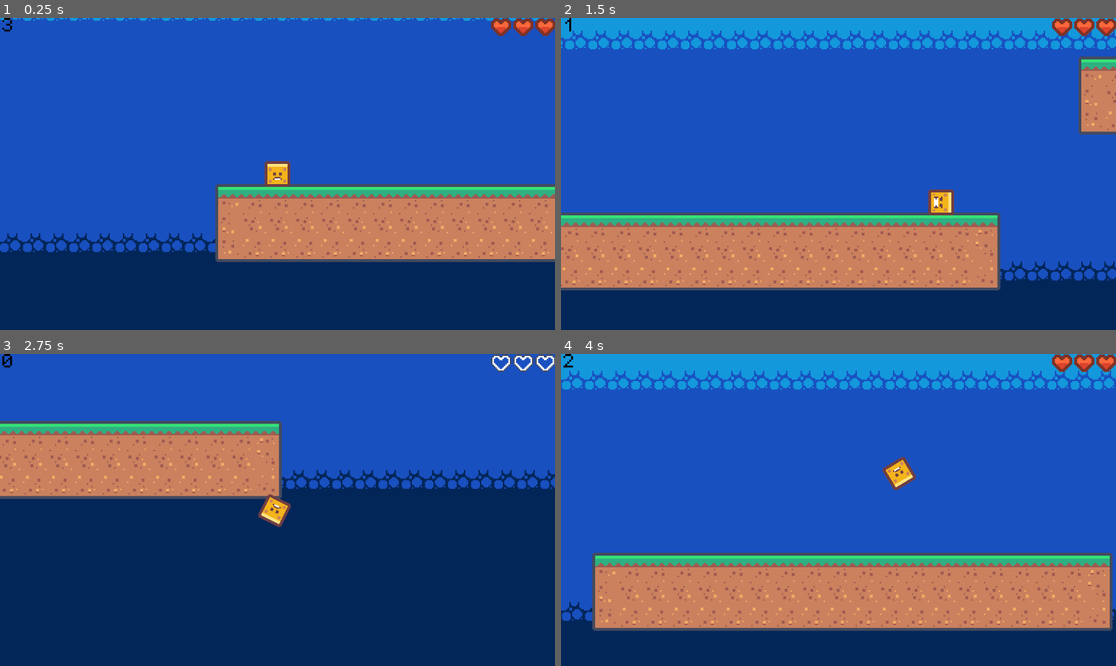
Above: before the commit, frames 1-4 (two rows, left to right).
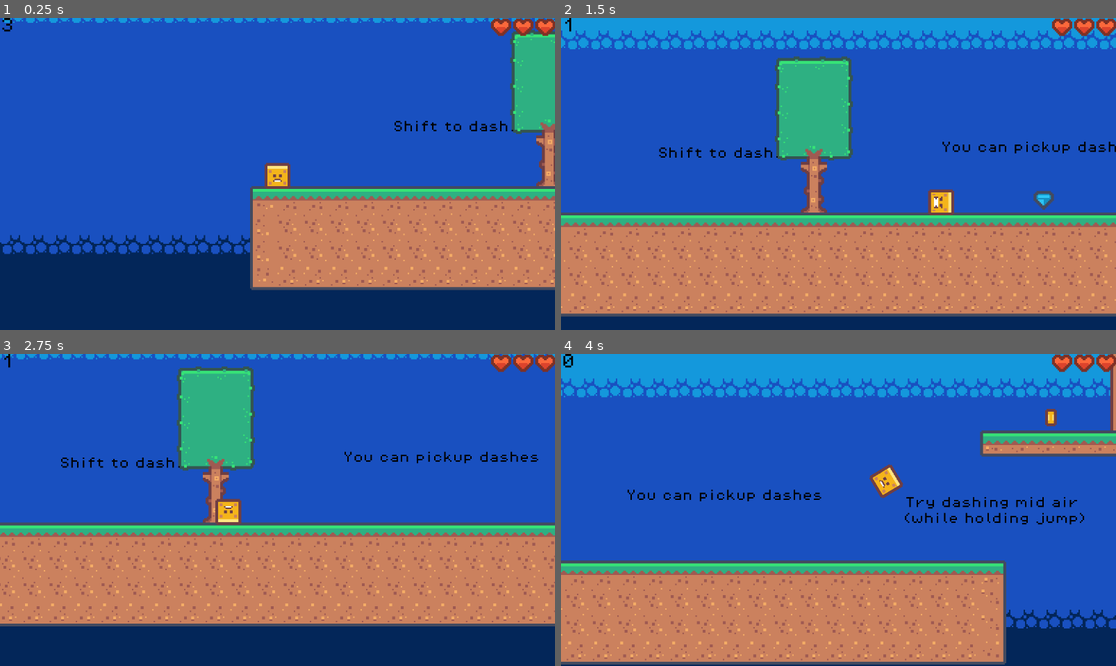
Above: after the commit, the same moments.

Repository: AadiCJ/dashGame
Game: Godot game, scene res://levels/level_1.tscn
The game is run twice, just before and just after one commit, with the same random seed, the same clock (stepped at 60 frames per second) and the same inputs. Before the commit the project starts from res://levels/level_2.tscn.
Inputs (mouse positions are in pixels of both pictures, inside the frame that each line leads up to):
- Up to frame 1 (0.25 s): no input
- Up to frame 2 (1.5 s): move the mouse to (960, 158) at 0.52 s; hold D (move_right) from 0.53 s (still down); click (960, 158) at 0.6 s; tap Space (jump) at 0.77 s; move the mouse to (727, 189) at 1.27 s; click (727, 189) at 1.35 s
- Up to frame 3 (2.75 s): tap Space (jump) at 1.52 s; move the mouse to (333, 441) at 2.02 s; release D (move_right) at 2.03 s; hold Left (move_left) from 2.03 s (still down); click (333, 441) at 2.1 s
- Up to frame 4 (4 s): move the mouse to (810, 572) at 2.77 s; release Left (move_left) at 2.78 s; hold D (move_right) from 2.78 s (still down); click (810, 572) at 2.85 s; tap Space (jump) at 3.02, 3.77 s; move the mouse to (1005, 556) at 3.52 s; click (1005, 556) at 3.6 s

The runs differ from the first frame. In frame 1, 15% of the frame differs, in the area x 0-100%, y 0-88%; in frame 2, 27%; in frame 3, 60%; in frame 4, 30%.

Commit message:
Fixes
Moved all the variables and methods out of SignalBus into a new Variables. Re-added wall jumping but its more wall launching right now, will fix

Diff:
--- a/levels/level_2.tscn
+++ b/levels/level_2.tscn
@@ -8,6 +8,7 @@
 [ext_resource type="PackedScene" uid="uid://06eq6m5svosu" path="res://scenes/level_end.tscn" id="5_ep78u"]
 [ext_resource type="PackedScene" uid="uid://6ccequyk6cje" path="res://scenes/coin.tscn" id="6_ep78u"]
 [ext_resource type="PackedScene" uid="uid://b3h043eh5i2km" path="res://scenes/world_boundary.tscn" id="6_ilhis"]
+[ext_resource type="PackedScene" uid="uid://bu3ptkhwhye4q" path="res://ui/hint.tscn" id="9_at1ld"]
 
 [sub_resource type="TileSetAtlasSource" id="TileSetAtlasSource_ilhis"]
 texture = ExtResource("3_5722l")
@@ -58,7 +59,7 @@
 [node name="level2" type="Node"]
 
 [node name="Enemy" parent="." instance=ExtResource("1_dfjjl")]
-position = Vector2(738, -302)
+position = Vector2(787, -302)
 
 [node name="Basics" type="Node" parent="."]
 
@@ -88,3 +89,10 @@
 
 [node name="dashPickup" parent="." instance=ExtResource("4_ilhis")]
 position = Vector2(839, -119)
+
+[node name="Hint" parent="." instance=ExtResource("9_at1ld")]
+offset_left = 610.0
+offset_top = -336.0
+offset_right = 748.0
+offset_bottom = -312.0
+text = "Dash through enemies to kill them"
--- a/project.godot
+++ b/project.godot
@@ -11,7 +11,7 @@
 [application]
 
 config/name="Dash Game"
-run/main_scene="uid://dwvsaw4lrw101"
+run/main_scene="uid://cxg4loibiivqe"
 config/features=PackedStringArray("4.4", "Forward Plus")
 config/icon="res://icon.svg"
 
@@ -19,6 +19,7 @@
 
 SignalBus="*res://scripts/SignalBus.gd"
 Transition="*res://ui/transition.tscn"
+Variables="*res://scripts/Variables.gd"
 
 [gui]
 
--- a/scenes/player.tscn
+++ b/scenes/player.tscn
@@ -41,7 +41,6 @@
 
 [node name="AnimatedSprite2D" type="AnimatedSprite2D" parent="."]
 sprite_frames = SubResource("SpriteFrames_dqkch")
-animation = &"dash"
 autoplay = "default"
 
 [node name="CollisionShape2D" type="CollisionShape2D" parent="."]
--- a/scripts/SignalBus.gd
+++ b/scripts/SignalBus.gd
@@ -1,22 +1,6 @@
 extends Node
 
-enum scoreTypes {
-	COIN = 1,
-	ENEMY = 1,
-}
-var score = 0
-var deaths = 0
-var currentLevel = 0
 
-func _ready() -> void:
-    displayScore.connect(getScore)
-    levelEnd.connect(levelEnded)
-
-func getScore(scoreIn):
-    score = scoreIn
-
-func levelEnded(levelIn):
-    self.currentLevel = levelIn
 
 @warning_ignore_start("unused_signal")
 
--- /dev/null
+++ b/scripts/Variables.gd
@@ -0,0 +1,22 @@
+extends Node
+
+enum scoreTypes {
+	COIN = 1,
+	ENEMY = 1,
+}
+
+var score = 0
+var deaths = 0
+var currentLevel = 0
+
+
+
+func _ready() -> void:
+    SignalBus.displayScore.connect(getScore)
+    SignalBus.levelEnd.connect(levelEnded)
+
+func getScore(scoreIn):
+    score = scoreIn
+
+func levelEnded(levelIn):
+    currentLevel = levelIn
--- a/scripts/coin.gd
+++ b/scripts/coin.gd
@@ -2,5 +2,5 @@
 
 
 func _on_body_entered(_body:Node2D) -> void:
-    SignalBus.scoreChange.emit(SignalBus.scoreTypes.COIN)
-    queue_free()
+	SignalBus.scoreChange.emit(Variables.scoreTypes.COIN)
+	queue_free()
--- a/scripts/enemy.gd
+++ b/scripts/enemy.gd
@@ -53,7 +53,7 @@
 
 func _on_body_entered(_body:Node2D) -> void:
 	if playerDashing:
-		SignalBus.scoreChange.emit(SignalBus.scoreTypes.ENEMY)
+		SignalBus.scoreChange.emit(Variables.scoreTypes.ENEMY)
 		queue_free()
 	else:
 		SignalBus.damage.emit(1)
--- a/scripts/intermission.gd
+++ b/scripts/intermission.gd
@@ -14,8 +14,8 @@
 var deaths = ""
 
 func _ready() -> void:
-	score = str(SignalBus.score)
-	deaths = str(SignalBus.deaths)
+	score = str(Variables.score)
+	deaths = str(Variables.deaths)
 
 
 	var deathString = DEATHS_START + str(deaths)
@@ -67,6 +67,6 @@
 
 
 func _on_button_pressed() -> void:
-	var nextLevel = SignalBus.currentLevel + 1
+	var nextLevel = Variables.currentLevel + 1
 	var nextLevelPath = LEVEL_PATH + str(nextLevel) + ".tscn"
 	Transition.change_scene(nextLevelPath)
--- a/scripts/player.gd
+++ b/scripts/player.gd
@@ -18,7 +18,6 @@
 var jumpGravity: float = get_gravity().y
 var fallGravity: float
 var doubleJumpVelocity: float
-
 
 
 var actualSpeed := speed
@@ -98,14 +97,15 @@
 	else:
 		velocity.x = move_toward(velocity.x, 0, actualSpeed)
 
-	#reduce gravity on walls
-	# if is_on_wall_only():
-		# velocity += get_gravity() * delta / 2
+
+	if is_on_wall_only():
+		velocity += get_gravity() * delta / 2
+		canJump = true
 
 	if mStyle == movementStyles.MOVE:
 		#check if we're moving or climbing
 
-		if not is_on_floor():
+		if not is_on_floor() and not is_on_wall():
 			#add gravity
 			if velocity.y < 0:
 				velocity.y += jumpGravity * delta
@@ -124,6 +124,8 @@
 			if jumpBuffer:
 				jump()
 				jumpBuffer = false
+
+
 		# Handle jump.
 		if Input.is_action_just_pressed("jump"):
 			if canJump and is_on_floor():
@@ -188,7 +190,7 @@
 		hasDied = true
 		$DeathTimer.start()
 		$CollisionShape2D.queue_free()
-		SignalBus.deaths += 1
+		Variables.deaths += 1
 		#makes sure you don't keep bouncing forever
 
 func _on_start_climbing():
--- a/scripts/transition.gd
+++ b/scripts/transition.gd
@@ -13,7 +13,7 @@
 	$AnimationPlayer.play_backwards("fadeToBlack")
 	await $AnimationPlayer.animation_finished
 	$TextureRect.visible = false
-	SignalBus.deaths = 0
+	Variables.deaths = 0
 
 func _ready() -> void:
 	$TextureRect.visible = false
Not shown: 1 places in levels/level_2.tscn that only renumber resources
Not shown, added: scripts/Variables.gd.uid
